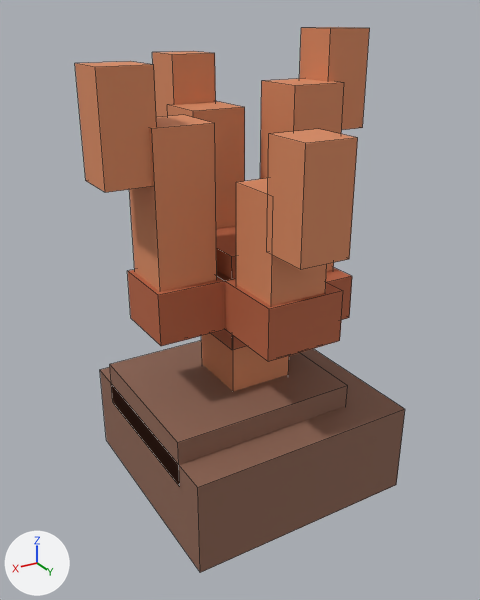
One commit to the FBX model roblox-island/exports/fbx/BranchCoral_Pink.fbx: the scene before it, then after it.
Rendered twice from a 50 mm lens placed at (6.79, 11.13, 9.76), pointed at (0.19, 0.13, 4.26). The axes (+X, +Y, +Z) are drawn at lower left. The lights are the same throughout. The picture after the commit comes second. Mesh edges are drawn as thin lines. Vertices at exactly the same position are counted once.

Names of what the first picture shows: 'BranchCoral_Pink'.
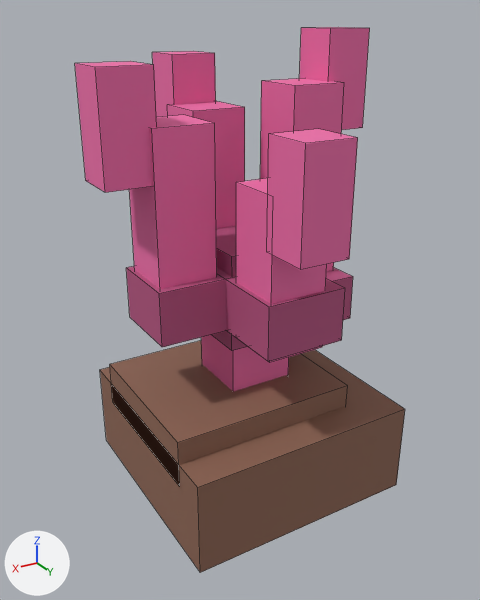
Changed parts and their boxes [x1, y1, x2, y2] in the pictures (480 x 600 px; the box of a moved part takes in the faces that stretch with it):
part 1 of me_branchcoral_pink, added (brown)
    after: [126, 266, 236, 347]
part 2 of me_branchcoral_pink, moved or reshaped
    before: [127, 81, 352, 362]
    after: [167, 81, 353, 363]
part 3 of me_branchcoral_pink, surface changed (brown to pink)
    both: [75, 27, 370, 391]

Diff of the bpy script that builds the scene:
```diff
--- a/roblox-island/exports/fbx/BranchCoral_Pink.fbx.py
+++ b/roblox-island/exports/fbx/BranchCoral_Pink.fbx.py
@@ me_branchcoral_pink @@
 # used by ob_branchcoral_pink; location = (0.0, 0.0, 0.0)
-me_branchcoral_pink.from_pydata(...)  # 125 vertices, 96 faces; spans x -3.06..3.06, y -3.06..3.06, z 0.0..9.5
+me_branchcoral_pink.from_pydata(...)  # 128 vertices, 96 faces; spans x -3.06..3.06, y -3.06..3.06, z 0.0..9.5
+# me_branchcoral_pink part 1: a new loose piece, a box spanning x -0.79..2.3, y -0.79..0.79, z 4.0..5.09, in mat_voxelpalette (picture img_voxel_palette_png)
+# me_branchcoral_pink part 2
+# 18 vertices are removed from x -2.3..2.3, y -1.1..2.3, z 3.5..5.04
+# 18 faces are deleted
+# 4 vertices in x -2.2..-1.0, y -1.0..0.2, z 3.46 move by (0.0, 0.0, -0.04)
+# 4 vertices in x -0.6..0.6, y -2.2..-1.0, z 4.46 move by (0.0, 0.0, -0.01)
+# 4 vertices in x -0.4..0.8, y 1.0..2.2, z 3.96 move by (0.0, 0.0, -0.05)
+# 13 vertices are added at x -2.3..0.9, y -1.1..2.3, z 3.5..5.08
+# 12 new faces join them
+# me_branchcoral_pink part 3: 60 kept faces spanning x -3.06..3.06, y -3.06..3.06, z 2.0..9.5 get new texture (UV) coordinates
 me_branchcoral_pink.materials.append(mat_voxelpalette)
```
